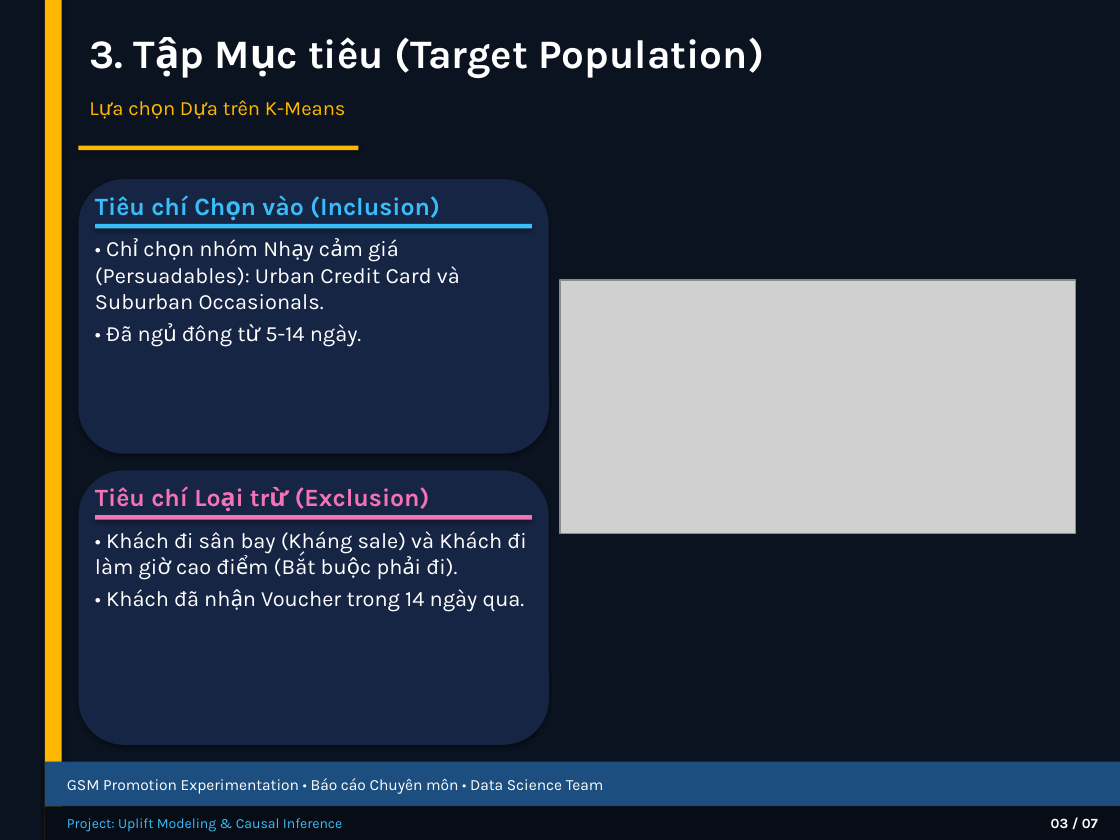
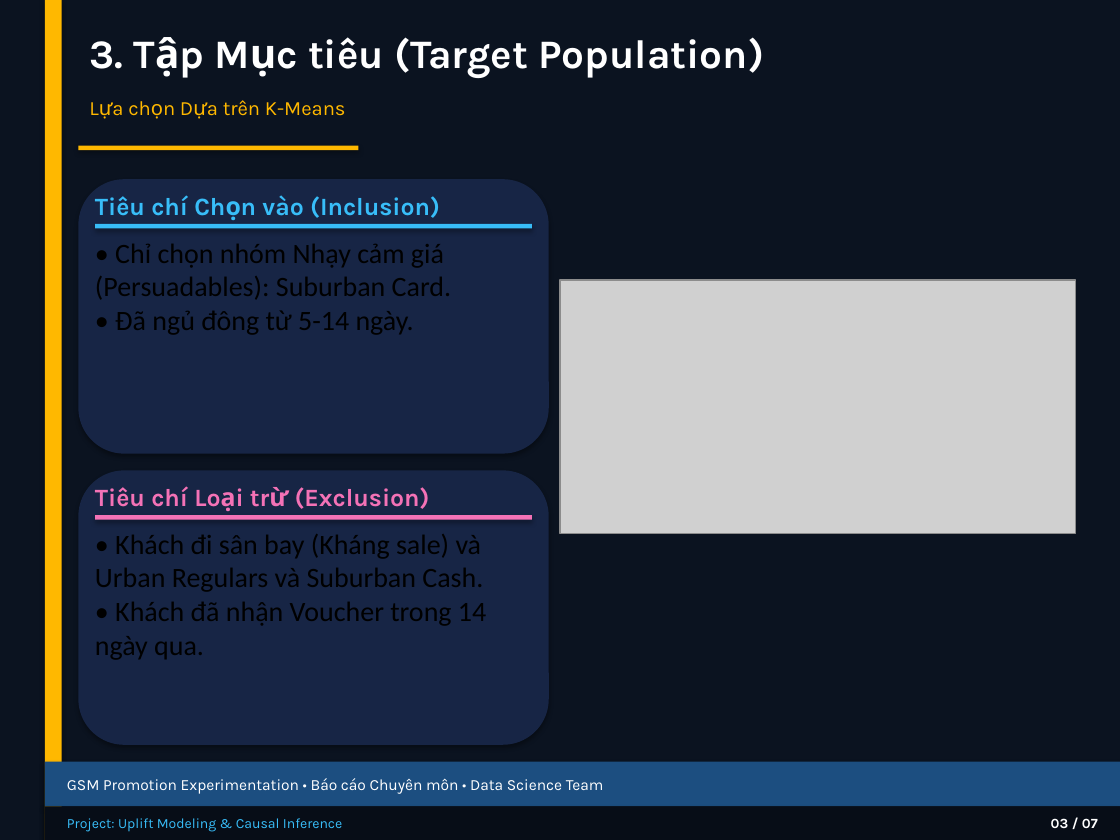
Before and after one commit to thaibuivan/GSM-promotion-experimentation, a slide deck: slide 4 of docs/Week3_Experiment_Design_Summary.pptx. Drawn at 1120x840 pixels with LibreOffice and Linux fonts; fonts in the diff are those of the drawing; grey boxes stand for pictures. Boxes give left, top, right and bottom in pixels: in the first picture for what was removed or moved away, otherwise in the second. Text is boxed around its words. In the diff, an @@ line names an element or a change of style, - is before the commit and + after.

```diff
--- a/docs/Week3_Experiment_Design_Summary.pptx
+++ b/docs/Week3_Experiment_Design_Summary.pptx
@@ text at bbox=[95, 244, 451, 300]: text changed; size 14 to 18 pt; font Karla to Calibri; text colour #FFFFFF to #000000 @@
-• Chỉ chọn nhóm Nhạy cảm giá (Persuadables): Urban Credit Card và Suburban Occasionals.
+• Chỉ chọn nhóm Nhạy cảm giá (Persuadables): Suburban Card.
@@ text at bbox=[115, 310, 414, 335]: size 14 to 18 pt, font Karla to Calibri, text colour #FFFFFF to #000000 in "• Đã ngủ đông từ 5-14 ngày."; less space between paragraphs @@
@@ text at bbox=[95, 534, 483, 592]: text changed; size 14 to 18 pt; font Karla to Calibri; text colour #FFFFFF to #000000 @@
-• Khách đi sân bay (Kháng sale) và Khách đi làm giờ cao điểm (Bắt buộc phải đi).
+• Khách đi sân bay (Kháng sale) và Urban Regulars và Suburban Cash.
@@ text at bbox=[95, 602, 486, 660]: size 14 to 18 pt, font Karla to Calibri, text colour #FFFFFF to #000000 in "• Khách đã nhận Voucher trong 14 ..."; less space between paragraphs @@
```
Also in this commit, not shown: 1 other file.
